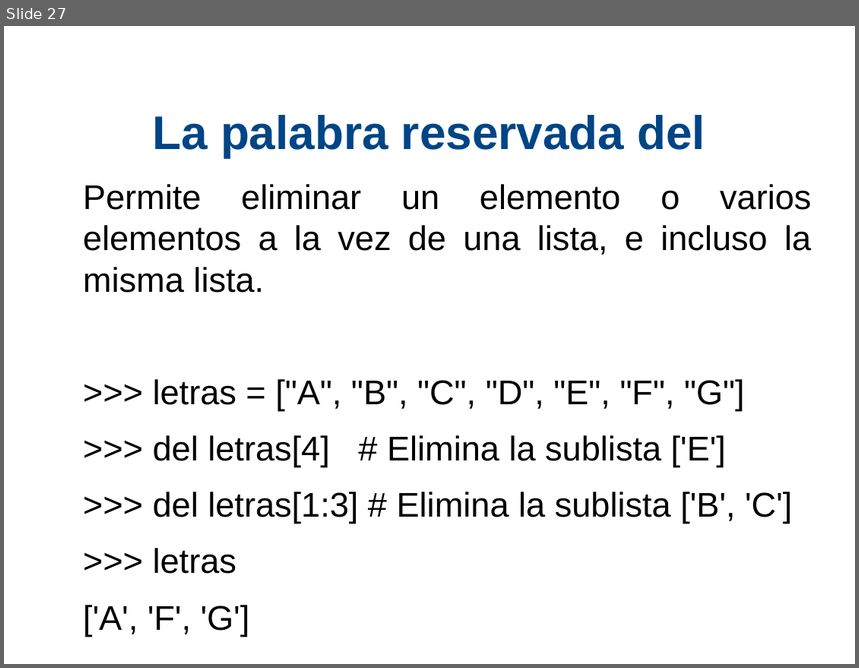
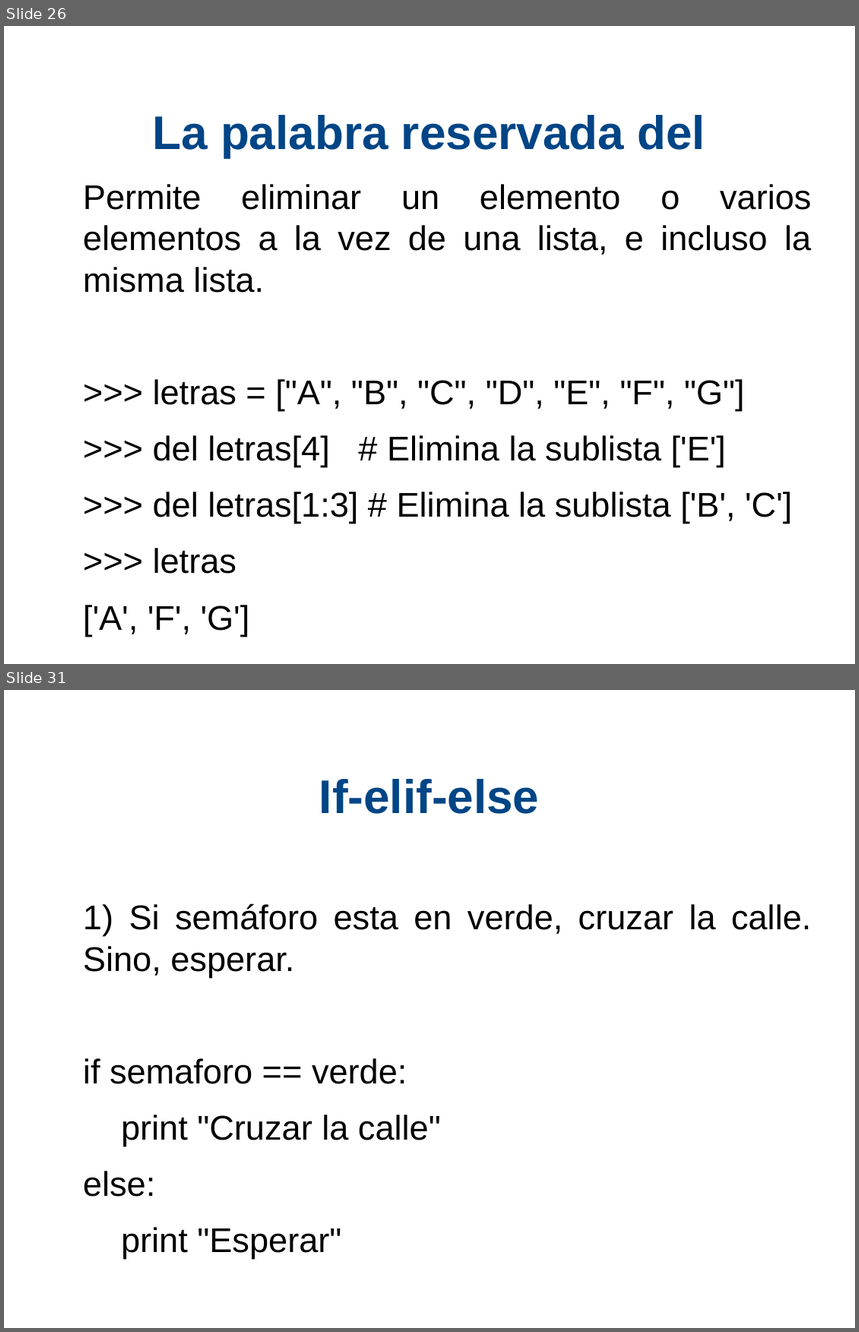
Before and after one commit to xDavidPM/Taller-Python, a slide deck: Python diapositiva.odp. Shown one above the other, each under a label of ours: slide 27 before the commit, slides 26 and 31 after it; the slides between them are not shown. The pictures are 859x668 and 859x1332 pixels, drawn with LibreOffice and Linux fonts; fonts in the diff are those of the drawing; background and template pictures are left out. Boxes give left, top, right and bottom in pixels: in the first picture for what was removed or moved away, otherwise in the second. Text is boxed around its words. In the diff, an @@ line names an element or a change of style, - is before the commit and + after.

```diff
--- a/Python diapositiva.odp
+++ b/Python diapositiva.odp
@@ slide 31 added at bbox=[4, 690, 855, 1328], background #FFFFFF @@
@@ title added at bbox=[319, 779, 540, 814], 44 pt, text #004586, bold @@
+If-elif-else
@@ text added at bbox=[83, 904, 811, 1259], 32 pt, text #000000 @@
+1) Si semáforo esta en verde, cruzar la calle. Sino, esperar.
+if semaforo == verde:
+print "Cruzar la calle"
+else:
+print "Esperar"
@@ what was slide 27 is now slide 26 @@
```
Also in this commit, not shown: 4 slides changed, 4 other slides added, 1 slide removed, 1 other file.
